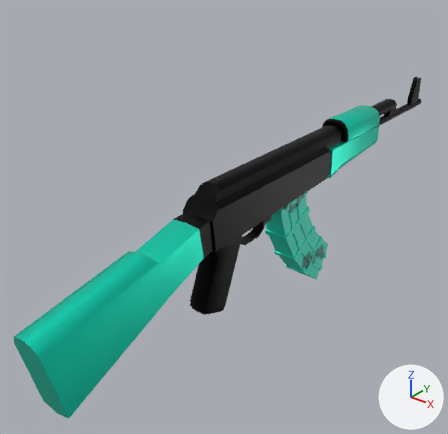
Before and after pictures for a commit that changed the Blender file assets/models/mox47_15.blend.
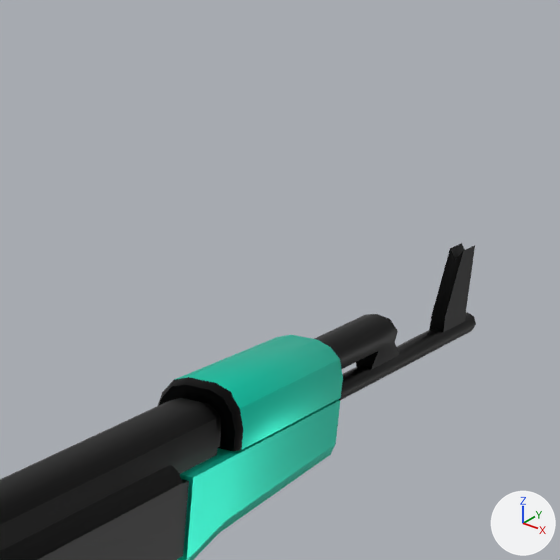
There are two pictures of each version: one whole from a 50 mm lens placed at (0.425, -0.504, 0.456), pointed at (-0.059, 0.1, 0.082), one close up on the part from 61% to 100% of the width and 0% to 41% of the height. The lights are fixed; the arrows at lower right show +X, +Y and +Z.

In view in the first close-up: 'gun'.
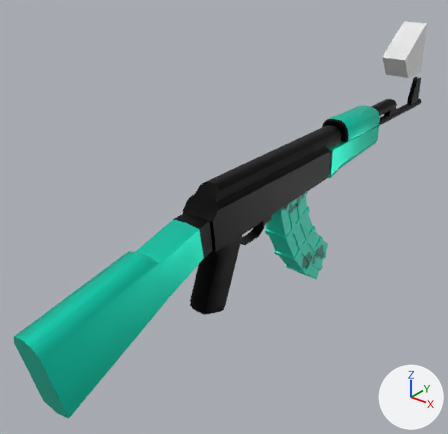
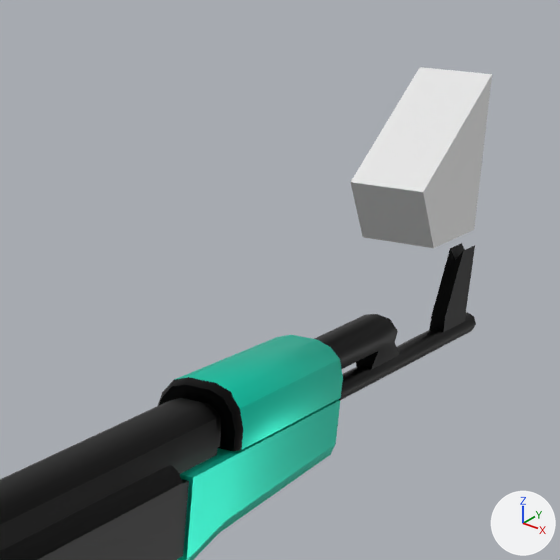
Patch to the scene script:
```diff
--- a/assets/models/mox47_15.blend.py
+++ b/assets/models/mox47_15.blend.py
@@ ob_plane @@
 ob_plane = bpy.data.objects.new('Plane', me_plane_002)
-ob_plane.location = (0.0, 0.225, 0.22)
-ob_plane.hide_set(True)
+ob_plane.location = (0.0, 0.3952, 0.22)
```

Pixel boxes [x1, y1, x2, y2] of what changed, in the close-ups (560 x 560 px):
'Plane', shown
    after: [351, 67, 492, 248]
